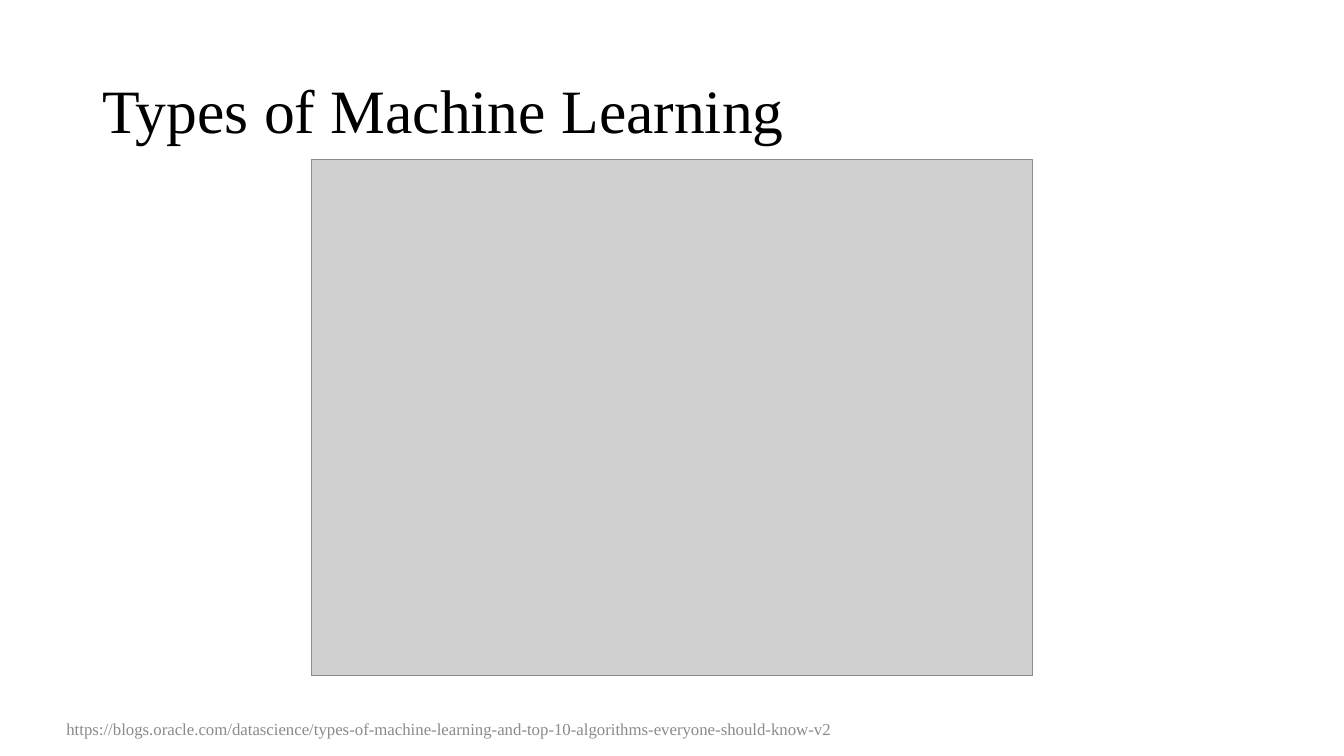
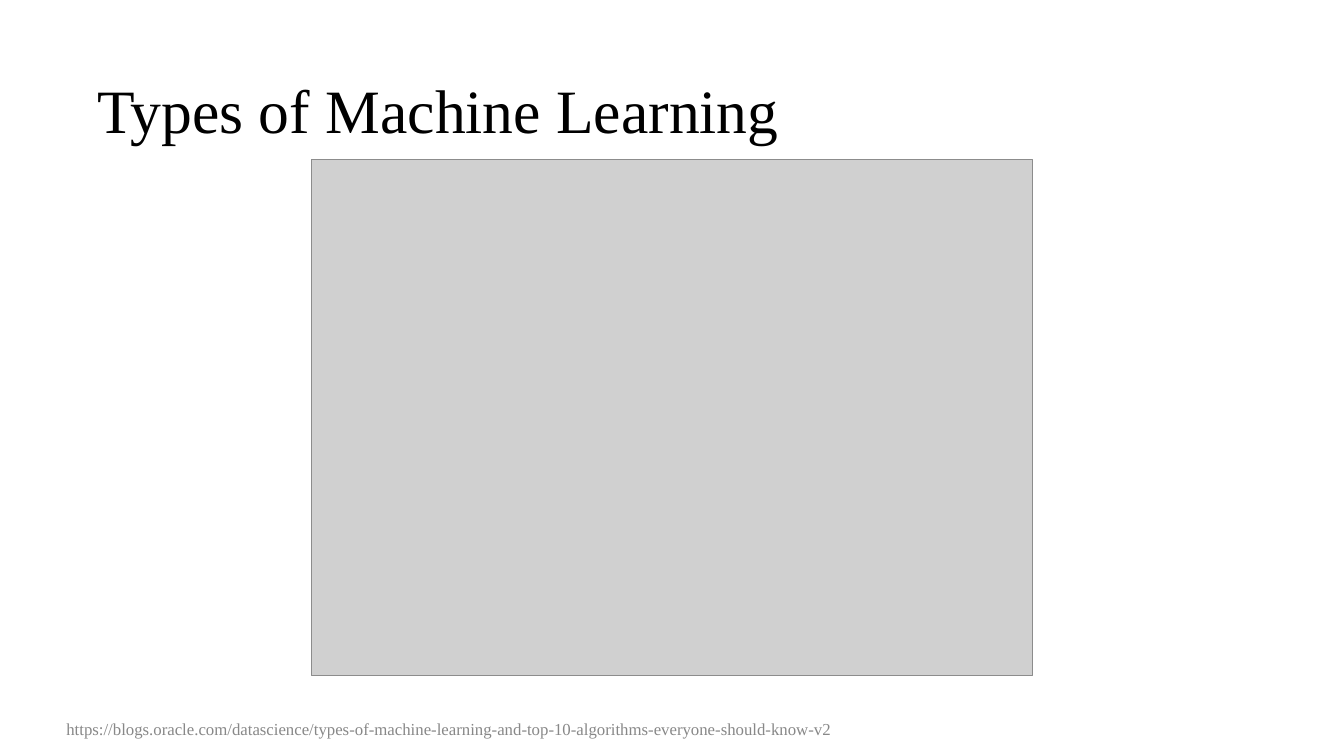
Before and after one commit to Amirosimani/Machine_Learning_Pratt, a slide deck: slide 6 of course slides/week_01.pptx. Drawn at 1344x756 pixels with LibreOffice and Linux fonts; fonts in the diff are those of the drawing; grey boxes stand for pictures. Boxes give left, top, right and bottom in pixels: in the first picture for what was removed or moved away, otherwise in the second. Text is boxed around its words. In the diff, an @@ line names an element or a change of style, - is before the commit and + after.

```diff
--- a/course slides/week_01.pptx
+++ b/course slides/week_01.pptx
@@ title "Types of Machine Learning": place and size @@
-title "Types of Machine Learning" at bbox=[102, 89, 783, 144]
+title "Types of Machine Learning" at bbox=[97, 89, 778, 144]
```
Also in this commit, not shown: 8 other slides changed, 2 other files.
